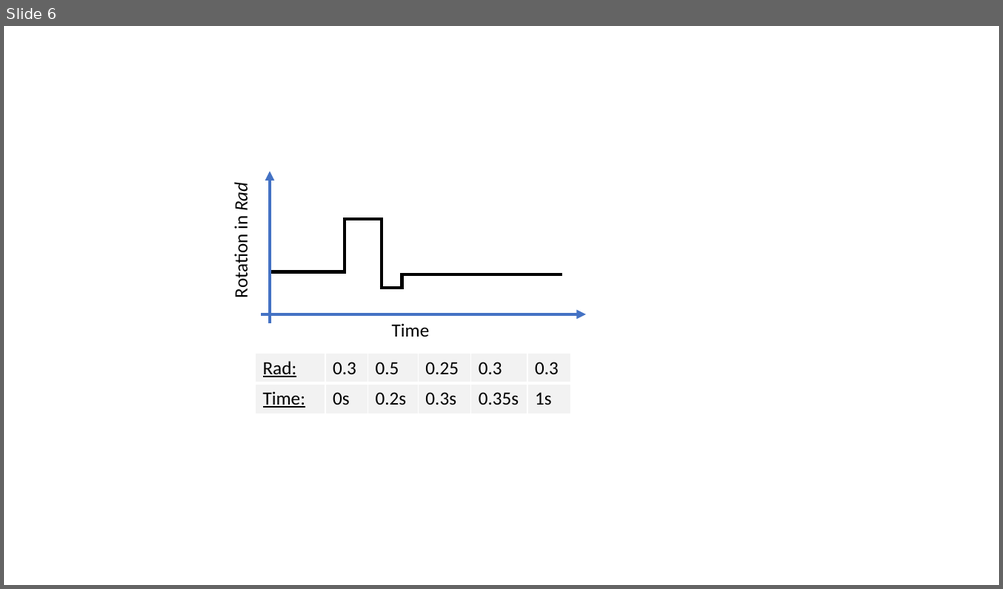
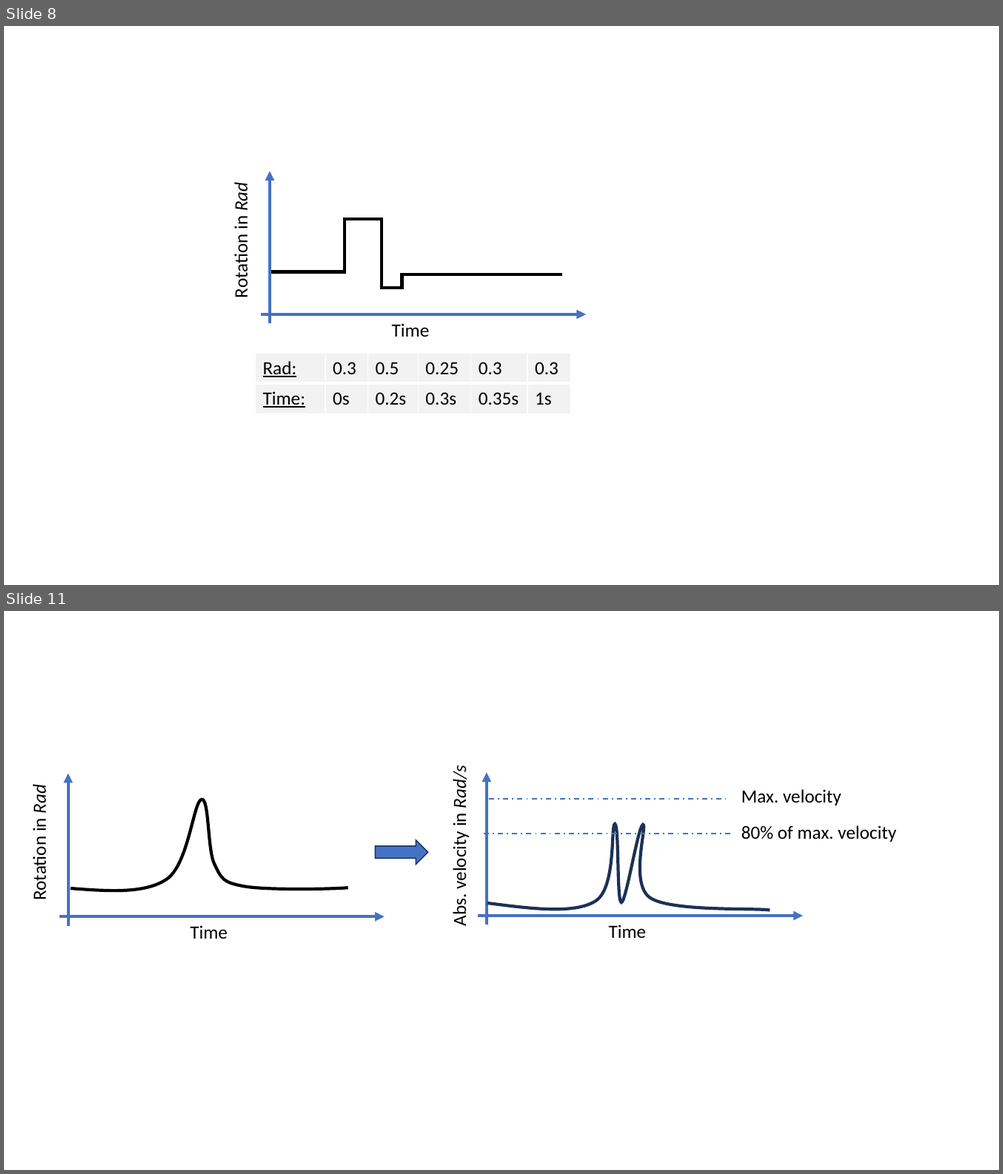
Before and after one commit to JanNalivaika/MASTERS-THESIS, a slide deck: Latex/figures/images.pptx. Shown one above the other, each under a label of ours: slide 6 before the commit, slides 8 and 11 after it; the slides between them are not shown. The pictures are 1003x589 and 1003x1174 pixels, drawn with LibreOffice and Linux fonts; fonts in the diff are those of the drawing. Boxes give left, top, right and bottom in pixels: in the first picture for what was removed or moved away, otherwise in the second. Text is boxed around its words. In the diff, an @@ line names an element or a change of style, - is before the commit and + after.

Commit message:
VELOCITY

```diff
--- a/Latex/figures/images.pptx
+++ b/Latex/figures/images.pptx
@@ slide 11 added at bbox=[4, 611, 999, 1170], background #FFFFFF @@
@@ text added at bbox=[28, 787, 51, 900], 18 pt, text #000000 @@
+Rotation in Rad
@@ arrow added from (68, 925) to (68, 774), #4472C4 3 pt @@
@@ text added at bbox=[448, 769, 471, 925], 18 pt, text #000000 @@
+Abs. velocity in Rad/s
@@ arrow added from (486, 925) to (486, 773), #4472C4 3 pt @@
@@ freeform shape added at bbox=[71, 800, 348, 891], outline #000000 3 pt @@
@@ line added from (489, 799) to (726, 799), #4472C4 1.25 pt dashed @@
@@ text added at bbox=[741, 789, 841, 806], 18 pt, text #000000 @@
+Max. velocity
@@ freeform shape added at bbox=[487, 824, 770, 911], outline #1E3256 3 pt @@
@@ text added at bbox=[741, 826, 896, 842], 18 pt, text #000000 @@
+80% of max. velocity
@@ right arrow added at bbox=[375, 840, 428, 865], fill #4472C4, outline #1E3256 1 pt @@
@@ line added from (484, 834) to (731, 834), #4472C4 1.25 pt dashed @@
@@ arrow added from (60, 917) to (384, 917), #4472C4 3 pt @@
@@ arrow added from (478, 916) to (802, 916), #4472C4 3 pt @@
@@ text added at bbox=[190, 925, 227, 939], 18 pt, text #000000 @@
+Time
@@ text added at bbox=[609, 925, 646, 938], 18 pt, text #000000 @@
+Time
@@ what was slide 6 is now slide 8 @@
```
Also in this commit, not shown: 4 slides changed, 3 other slides added, 22 other files.
